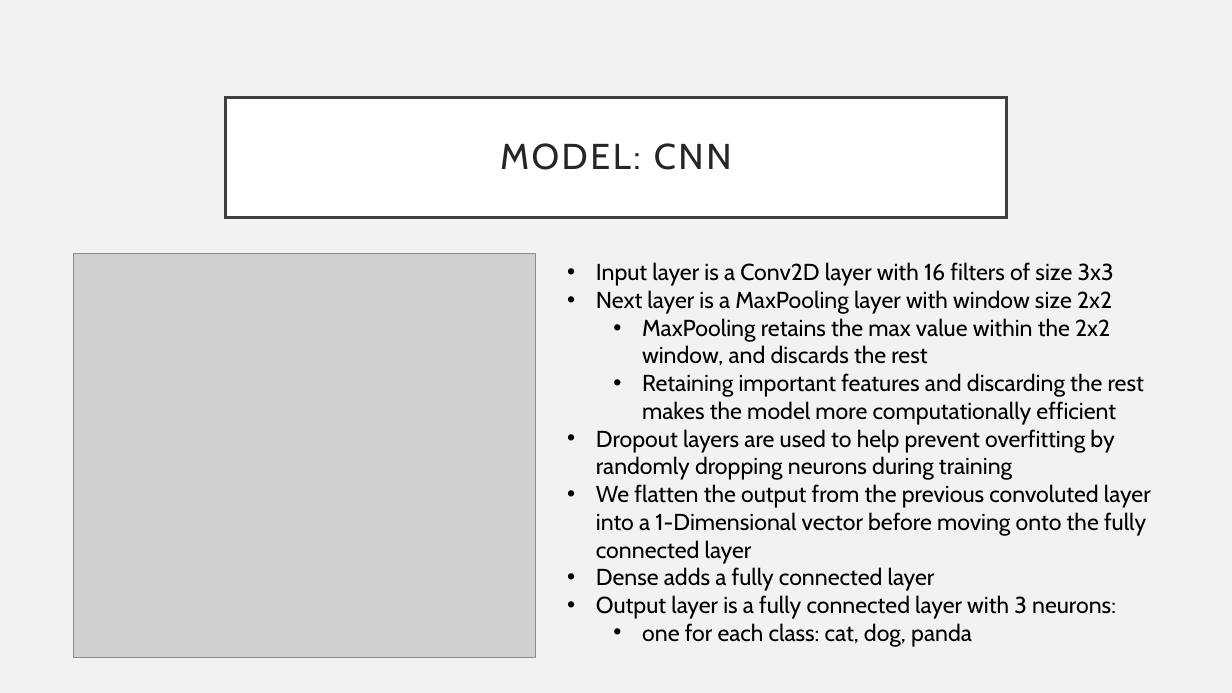
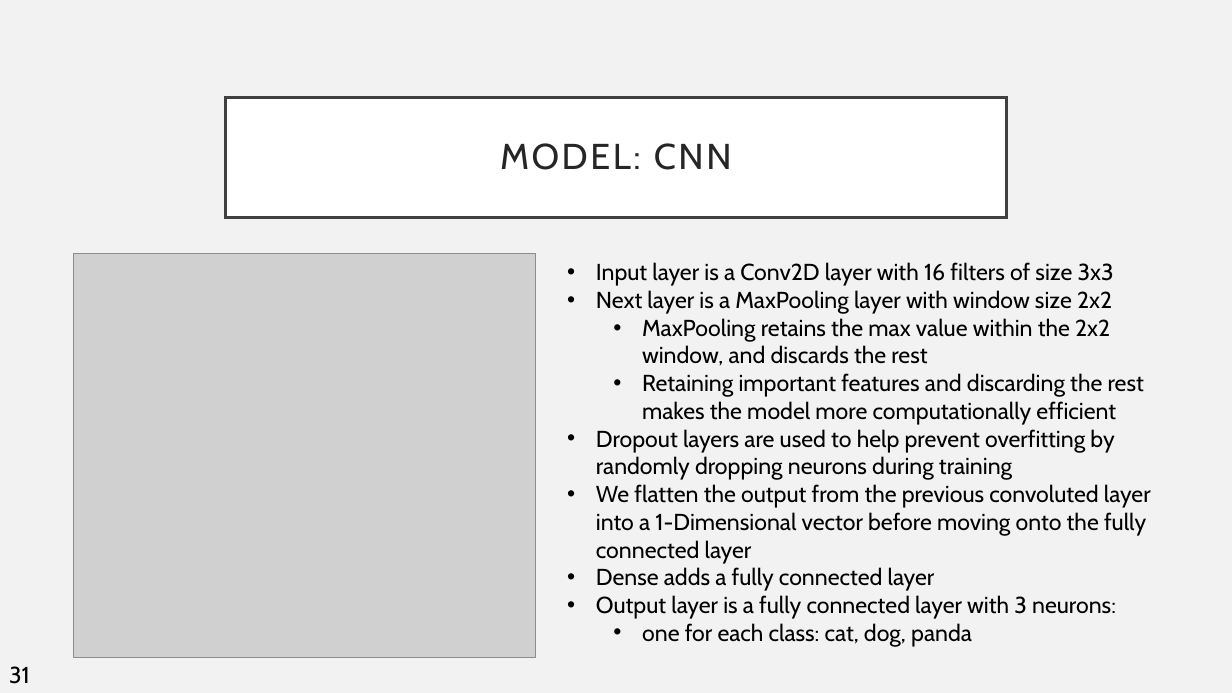
Before and after one commit to EZRA-DVLPR/MachineLearning-Comp542, a slide deck: slide 32 of group_proj/presentations/FinalPresentation.pptx (slide 25 before the commit). Drawn at 1232x693 pixels with LibreOffice and Linux fonts; fonts in the diff are those of the drawing; grey boxes stand for pictures. Boxes give left, top, right and bottom in pixels: in the first picture for what was removed or moved away, otherwise in the second. Text is boxed around its words. In the diff, an @@ line names an element or a change of style, - is before the commit and + after.

```diff
--- a/group_proj/presentations/FinalPresentation.pptx
+++ b/group_proj/presentations/FinalPresentation.pptx
@@ text added at [9, 666, 30, 684], 18 pt, text #000000 @@
+31
```
Also in this commit, not shown: 33 other slides changed, 12 slides added, 5 slides removed, 1 other file.
